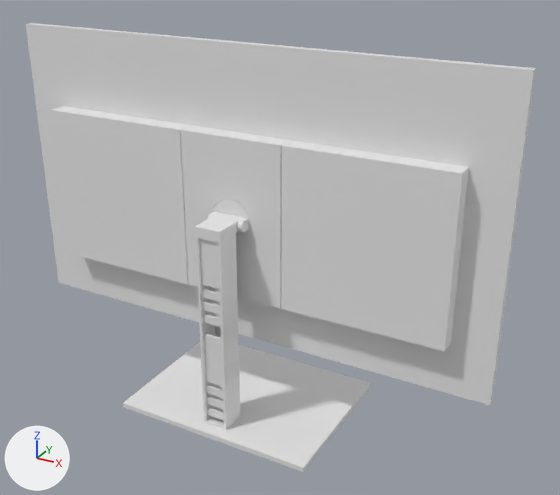
Renders of the FBX model Assets/Prefabs/OfficeObjects/Monitor2.fbx from each side of a commit.
One viewpoint serves both versions: a camera (50 mm lens) standing at (1.38, -2.14, 1.81) and looking at (0.12, 0.15, 0.66). The axes (+X, +Y, +Z) are drawn at lower left. The lights are the same throughout. The picture after the commit comes second. Where no turn or scale is listed for an object, it has been applied to the vertices.

In view in the first picture: 'Monitor2_Part1', 'Monitor2_Part2', 'Monitor2_Stand'.
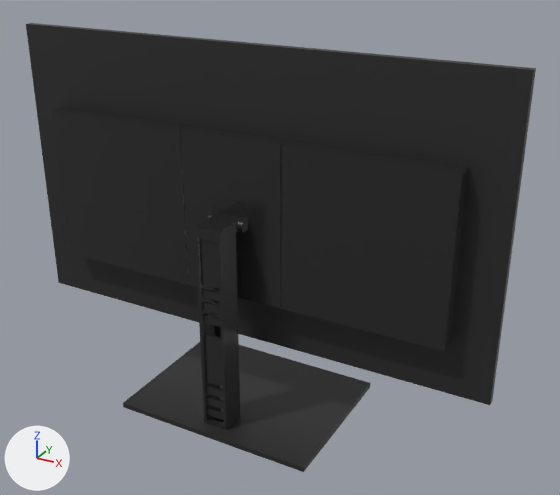
Scene script edits in JSON lines:
```json
{"op": "add", "block": "mat_plastic_rough", "code": ["mat_plastic_rough = principled_material('Plastic_Rough')", "mat_plastic_rough.base_color = (0.02, 0.02, 0.02)  # black #272727"]}
{"op": "add", "block": "mat_plastic_smooth", "code": ["mat_plastic_smooth = principled_material('Plastic_Smooth')", "mat_plastic_smooth.base_color = (0.02, 0.02, 0.02)  # black #272727", "mat_plastic_smooth.roughness = 0.2"]}
{"op": "add", "block": "mat_display", "code": ["mat_display = principled_material('Display')", "mat_display.base_color = (0.01, 0.01, 0.01)  # black #191919", "mat_display.roughness = 0.2"]}
{"block": "me_cube_966", "where": "me_cube_966.from_pydata(...)  # 12 vertices, 10 faces; spans x -0.95..0.95, y -0.02..0.02, z -0.55..0.55"}
{"block": "me_cube_966", "where": "# used by ob_monitor2_part1; location = (0.0, 0.085, 0.85)"}
{"block": "me_cube_966", "change": "me_cube_966 part 1: all 3 faces centred in x 0.0, y -0.02..0.02, z -0.55..0.0 switch from no material to mat_plastic_rough (black #272727)"}
{"block": "me_cube_966", "change": "me_cube_966 part 2: all 2 faces centred in x 0.0, y 0.0..0.02, z 0.54..0.55 switch from no material to mat_plastic_rough (black #272727)"}
{"block": "me_cube_966", "change": "me_cube_966 part 3: all 2 faces centred in x 0.94..0.95, y 0.0..0.02, z 0.0..0.01 switch from no material to mat_plastic_rough (black #272727)"}
{"op": "add", "block": "me_cube_966", "code": "me_cube_966.materials.append(mat_display)  # black #191919"}
{"block": "me_cube_965", "where": "me_cube_965.from_pydata(...)  # 120 vertices, 100 faces; spans x -0.8..0.8, y -0.03..0.04, z -0.3..0.3"}
{"op": "add", "block": "me_cube_965", "code": "me_cube_965.materials.append(mat_plastic_smooth)  # black #272727"}
{"block": "me_cube_968", "where": "me_cube_968.from_pydata(...)  # 228 vertices, 180 faces; spans x -0.4..0.4, y -0.221..0.379, z -0.181..0.639"}
{"block": "me_cube_968", "where": "# used by ob_monitor2_stand; location = (0.0, 0.021, 0.181)"}
{"block": "me_cube_968", "change": "me_cube_968 part 4: all 2 faces centred in x 0.0, y 0.079, z -0.181..-0.161 switch from no material to mat_plastic_rough (black #272727)"}
{"block": "me_cube_968", "change": "me_cube_968 part 5: the 1 face centred in x 0.0, y -0.221, z -0.171 switches from no material to mat_plastic_rough (black #272727)"}
{"block": "me_cube_968", "change": "me_cube_968 part 6: the 1 face centred in x 0.4, y 0.079, z -0.171 switches from no material to mat_plastic_rough (black #272727)"}
{"block": "me_cube_968", "change": "me_cube_968 part 7: all 174 faces centred in x -0.07..0.07, y -0.171..-0.019, z -0.181..0.639 switch from no material to mat_plastic_smooth (black #272727)"}
```

Boxes (x1, y1, x2, y2) around the edits, measured in the pictures (560 x 495 px):
```json
{"object": "Monitor2_Part2", "change": "recoloured", "before": [51, 106, 469, 351], "after": [51, 106, 469, 351], "on screen": "white to black"}
{"part": 1, "of": "me_cube_966", "change": "recoloured", "before": [26, 24, 533, 405], "after": [26, 24, 533, 405], "on screen": "white to black"}
{"part": 2, "of": "me_cube_966", "change": "recoloured", "before": [28, 23, 536, 70], "after": [28, 23, 536, 70]}
{"part": 3, "of": "me_cube_966", "change": "recoloured", "before": [490, 69, 536, 404], "after": [490, 69, 536, 404]}
{"part": 4, "of": "me_cube_968", "change": "recoloured", "before": [123, 342, 370, 468], "after": [123, 342, 370, 468], "on screen": "white to black"}
{"part": 5, "of": "me_cube_968", "change": "recoloured", "before": [123, 403, 304, 472], "after": [123, 403, 304, 472]}
{"part": 6, "of": "me_cube_968", "change": "recoloured", "before": [304, 384, 370, 471], "after": [304, 384, 370, 471]}
{"part": 7, "of": "me_cube_968", "change": "recoloured", "before": [195, 212, 248, 430], "after": [195, 212, 248, 430], "on screen": "white to black"}
```
